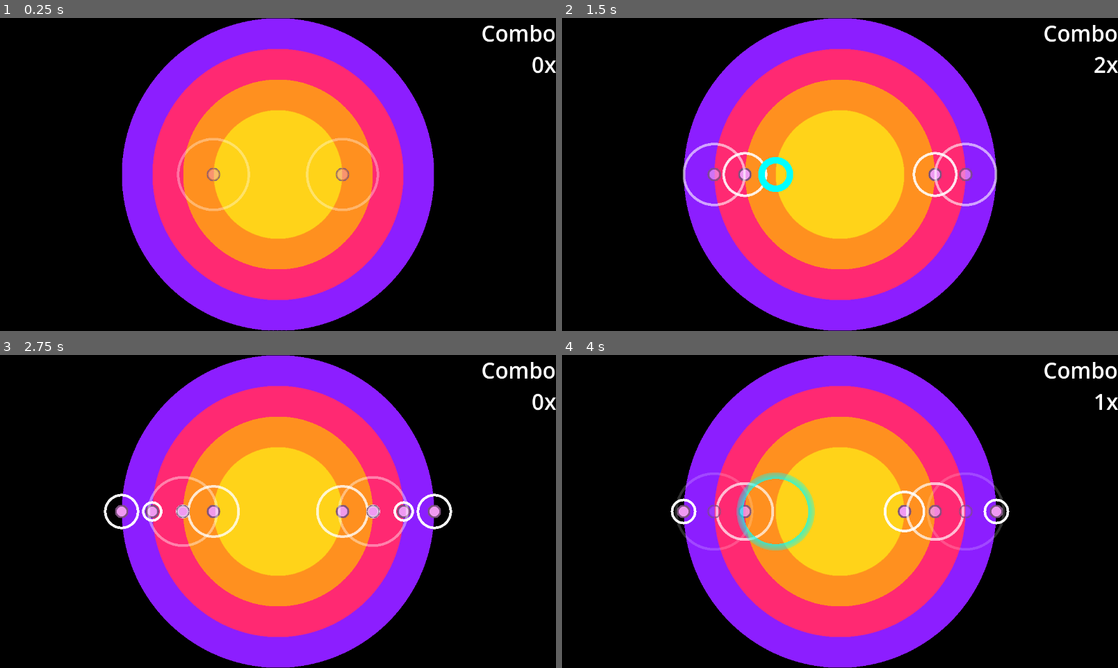
Above: before the commit, frames 1-4 (two rows, left to right).
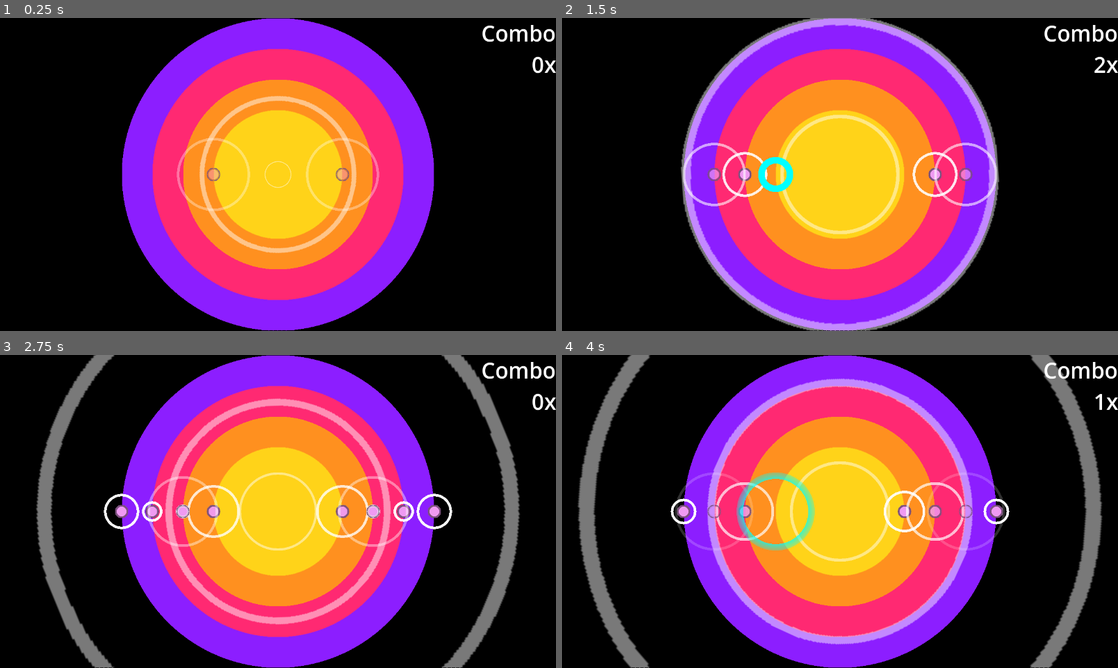
Above: after the commit, the same moments.

Repository: wispykey/epicenter
Game: Godot game, scene res://Main.tscn
Same seed, same stepped clock (60 frames per second), same inputs: the game is played once before the commit and once after it. Sound files missing from this copy of the repository are replaced by a short silence.
Inputs:
- Up to frame 1 (0.25 s): no input
- Up to frame 2 (1.5 s): hold J (hit_ring1_right) 0.53-1.28 s; hold F (hit_ring1_left) from 1.28 s (still down)
- Up to frame 3 (2.75 s): release F (hit_ring1_left) at 2.03 s; hold J (hit_ring1_right) from 2.03 s (still down)
- Up to frame 4 (4 s): release J (hit_ring1_right) at 3.53 s; hold F (hit_ring1_left) from 3.53 s (still down)

The runs differ from the first frame. In frame 1, 1.4% of the frame differs, in the area x 35-65%, y 24-76%; in frame 2, 6.3%; in frame 3, 9.3%; in frame 4, 11%, in the area x 2-98%, y 0-100%.

Commit message:
Test magic eye and ring rotation

Diff:
--- a/Main.tscn
+++ b/Main.tscn
@@ -1,8 +1,9 @@
-[gd_scene load_steps=15 format=3 uid="uid://bc22jsfx801uu"]
+[gd_scene load_steps=16 format=3 uid="uid://bc22jsfx801uu"]
 
 [ext_resource type="Script" uid="uid://biukqlkr8fqtn" path="res://main.gd" id="1_r0du0"]
 [ext_resource type="Script" uid="uid://d108280rtoc5l" path="res://song_visualizer.gd" id="3_r0du0"]
 [ext_resource type="PackedScene" uid="uid://brt5ys872xpig" path="res://Player/PlayerController.tscn" id="4_cm0pq"]
+[ext_resource type="Texture2D" uid="uid://dfll8t85a5gn5" path="res://Art/magic_eye.jpg" id="4_fos0i"]
 
 [sub_resource type="Gradient" id="Gradient_cm0pq"]
 interpolation_mode = 1
@@ -95,10 +96,10 @@
 texture = SubResource("GradientTexture2D_3dxm6")
 
 [node name="InnerBeatIndicators" type="Node2D" parent="."]
-visible = false
+modulate = Color(1, 1, 1, 0.4745098)
 
 [node name="OuterBeatIndicators" type="Node2D" parent="."]
-visible = false
+modulate = Color(1, 1, 1, 0.4745098)
 
 [node name="PlayerController" parent="." instance=ExtResource("4_cm0pq")]
 
@@ -223,3 +224,10 @@
 grow_horizontal = 0
 theme_override_font_sizes/font_size = 50
 horizontal_alignment = 2
+
+[node name="MagicEye" type="Sprite2D" parent="."]
+visible = false
+modulate = Color(1, 1, 1, 0.827451)
+position = Vector2(626, 367.99997)
+scale = Vector2(0.68177086, 0.6175987)
+texture = ExtResource("4_fos0i")
--- a/main.gd
+++ b/main.gd
@@ -29,6 +29,8 @@
 const RADAR_BLIP_SIZE_INCREASE_PER_COMBO = Vector2(2, 2)
 # const BLIP_VFX_OFFSET = Vector2(-100, -100)
 
+
+const JUDGMENT_RING_ROTATION_SPEED = 1.0
 
 var current_combo: int = 0
 
@@ -131,8 +133,11 @@
 	update_indicators()
 	update_UI()
 
-func _physics_process(_delta: float) -> void:
+
+
+func _physics_process(delta: float) -> void:
 	update_debug_info()
+	rotate_judgment_rings(delta)
 
 
 func init_ring_pulses():
@@ -141,6 +146,11 @@
 	Conductor.beats(4, true, 2).connect(_on_third_beat_pulse_ring3)
 	Conductor.beats(4, true, 3).connect(_on_fourth_beat_pulse_ring4)
 
+func rotate_judgment_rings(delta):
+
+	for ring in $OuterBeatIndicators.get_children():
+		ring.rotation += delta * JUDGMENT_RING_ROTATION_SPEED
+	# $OuterBeatIndicators.rotation += delta * JUDGMENT_RING_ROTATION_SPEED
 
 
 func update_UI():
--- a/song_visualizer.gd
+++ b/song_visualizer.gd
@@ -6,7 +6,7 @@
 var spectrum_instance
 
 const NUM_BARS: int = 64
-const MAX_FREQUENCY: float = 10000.0
+const MAX_FREQUENCY: float = 5000.0
 const MIN_Y_HEIGHT: float = 0.1
 const BAR_SPACING_RATIO: float = 0.8
 var bars = []
@@ -52,8 +52,6 @@
 		var magnitude = spectrum_instance.get_magnitude_for_frequency_range(freq_start, freq_end).length()
 
 		var bar_max_height = sqrt(magnitude) * 1000
-		print(magnitude)
-
 
 		bars[i].size.y = MIN_Y_HEIGHT + lerp(bars[i].size.y, bar_max_height, 0.2)
 		bars[NUM_BARS * 2 - i - 1].size.y = MIN_Y_HEIGHT + lerp(bars[i].size.y, bar_max_height, 0.2)
Binary file added: Art/magic_eye.jpg
Not shown, added: Art/magic_eye.jpg.import
